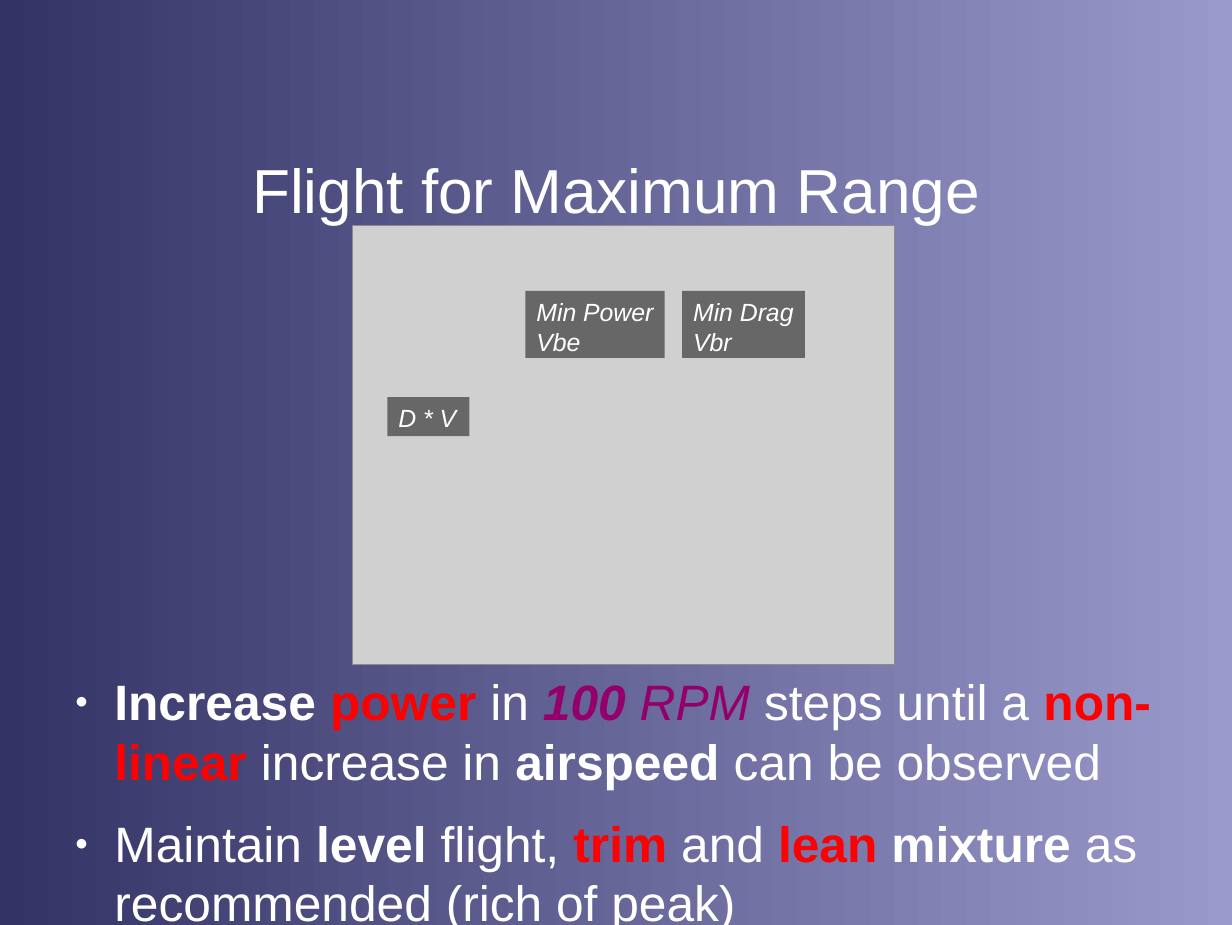
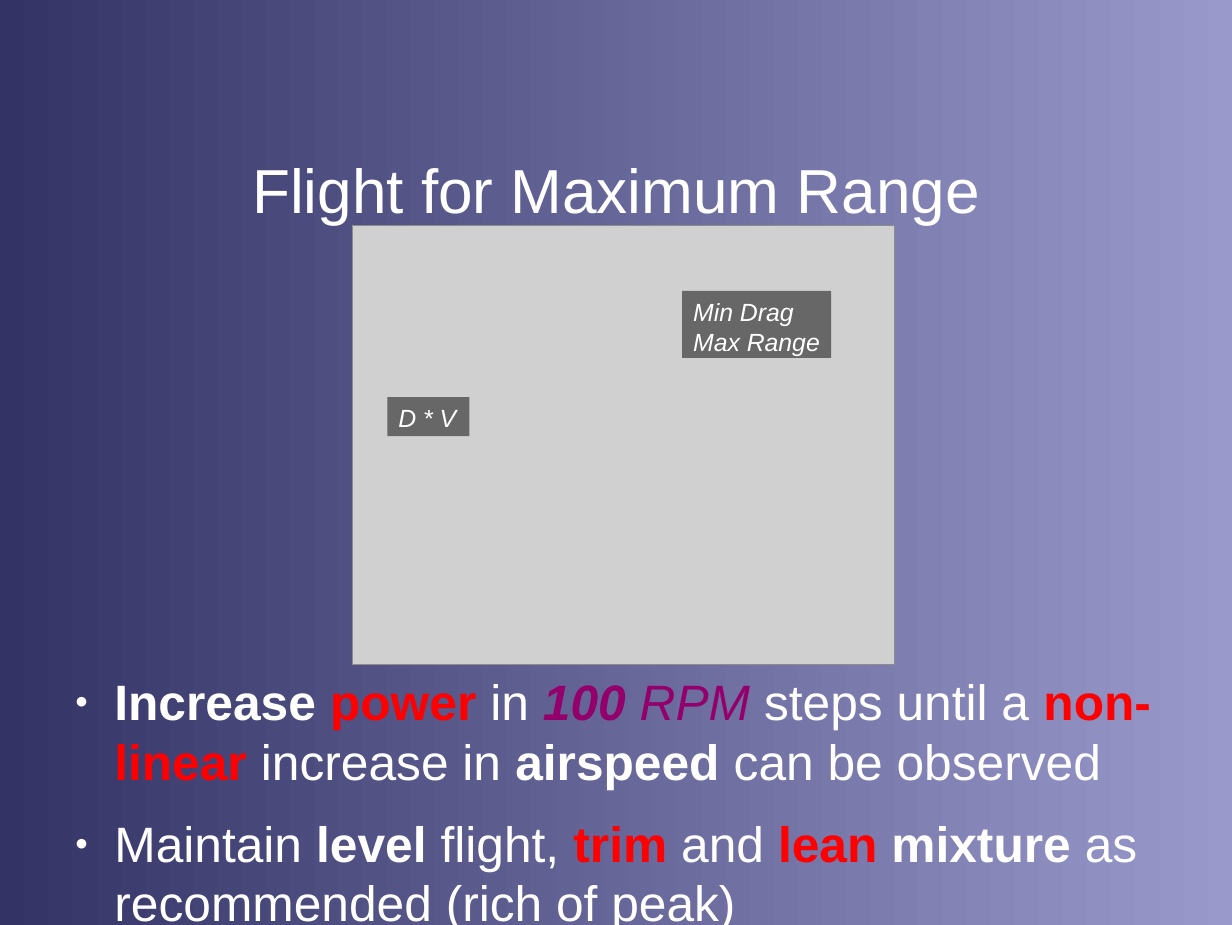
Before and after one commit to stephanheinemann/flight, a slide deck: slide 13 of FI/RangeAndEndurance/RangeAndEndurance.odp (slide 12 before the commit). Drawn at 1232x925 pixels with LibreOffice and Linux fonts; fonts in the diff are those of the drawing; grey boxes stand for pictures; background and template pictures are left out. Boxes give left, top, right and bottom in pixels: in the first picture for what was removed or moved away, otherwise in the second. Text is boxed around its words. In the diff, an @@ line names an element or a change of style, - is before the commit and + after.

```diff
--- a/FI/RangeAndEndurance/RangeAndEndurance.odp
+++ b/FI/RangeAndEndurance/RangeAndEndurance.odp
@@ rectangle removed at [525, 291, 665, 358] @@
-Min Power
-Vbe
@@ rectangle "Min Drag": place and size @@
-rectangle "Min Drag" at [682, 291, 805, 358]
+rectangle "Min Drag" at [682, 291, 831, 358]
@@ text in rectangle at [693, 334, 820, 356]: text changed @@
-Vbr
+Max Range
```
Also in this commit, not shown: 3 other slides changed, 4 slides added, 1 other file.
